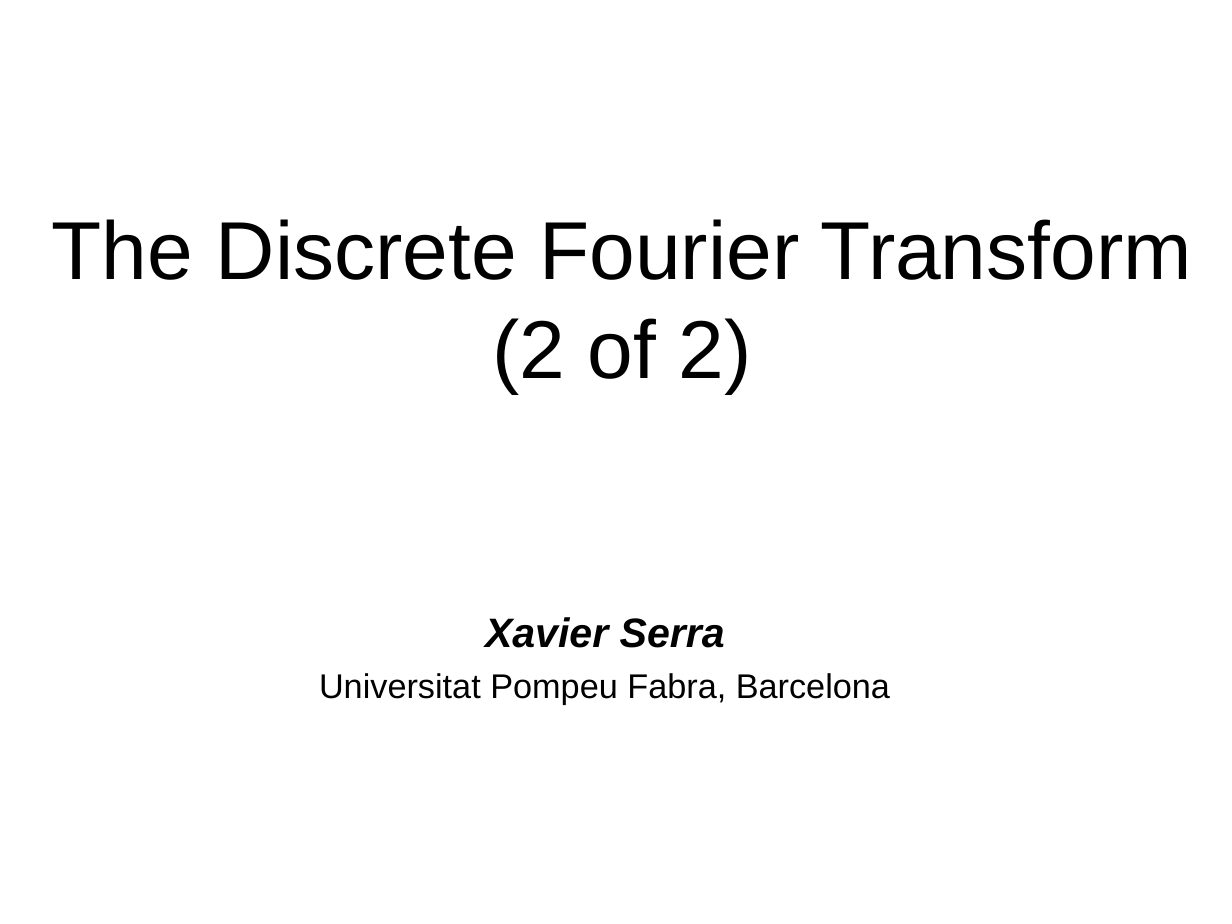
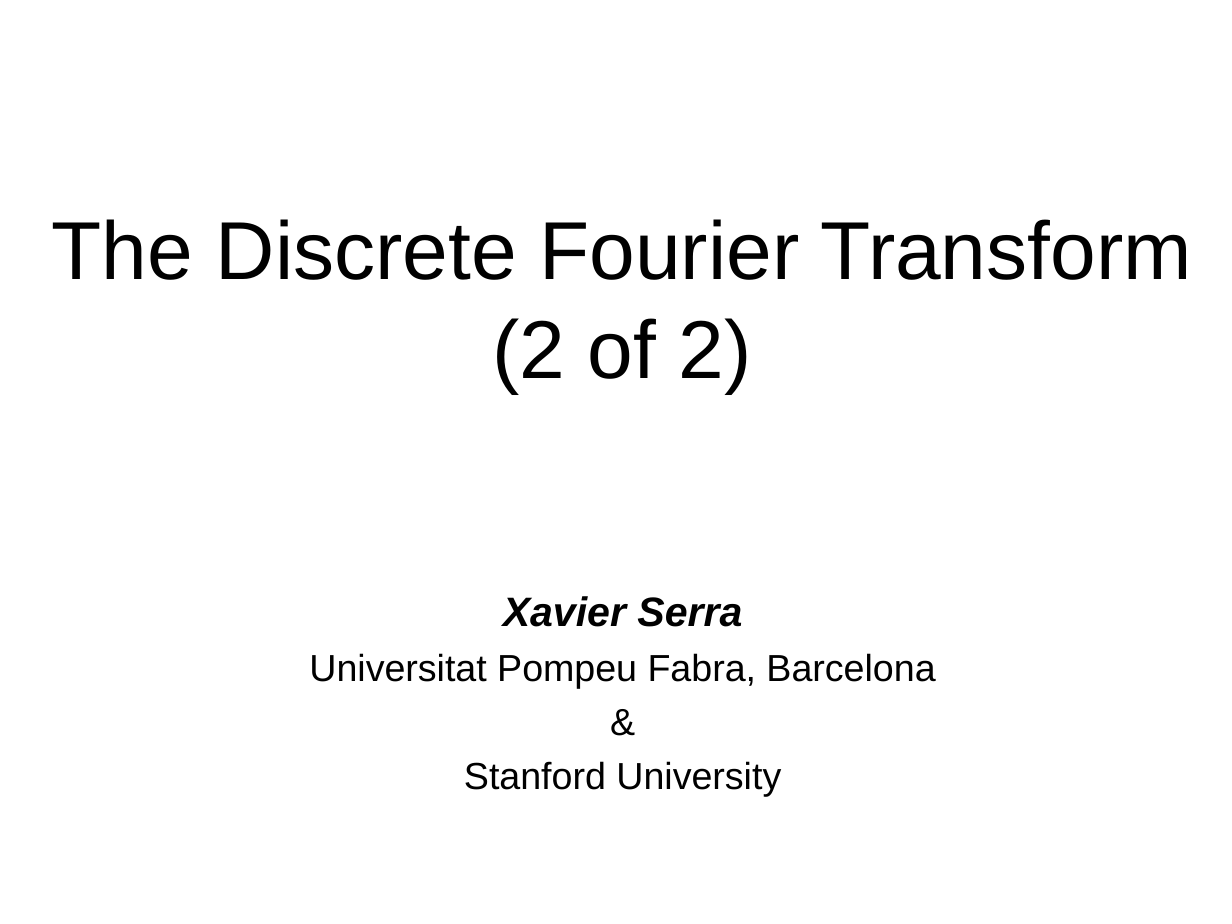
Before and after one commit to MTG/sms-tools, a slide deck: slide 1 of lectures/2-DFT/DFT-2.odp. Drawn at 1232x924 pixels with LibreOffice and Linux fonts; fonts in the diff are those of the drawing. Boxes give left, top, right and bottom in pixels: in the first picture for what was removed or moved away, otherwise in the second. Text is boxed around its words. In the diff, an @@ line names an element or a change of style, - is before the commit and + after.

```diff
--- a/lectures/2-DFT/DFT-2.odp
+++ b/lectures/2-DFT/DFT-2.odp
@@ text "Xavier Serra": place and size @@
-text "Xavier Serra" at [319,617,890,705]
+text "Xavier Serra" at [309,596,935,796]
@@ text at [309,653,935,689]: size 20 to 22 pt in "Universitat Pompeu Fabra, Barcelona" @@
@@ text at [464,761,781,796]: paragraphs added @@
+&
+Stanford University
```
Also in this commit, not shown: 1 other slide changed, 3 other files.
